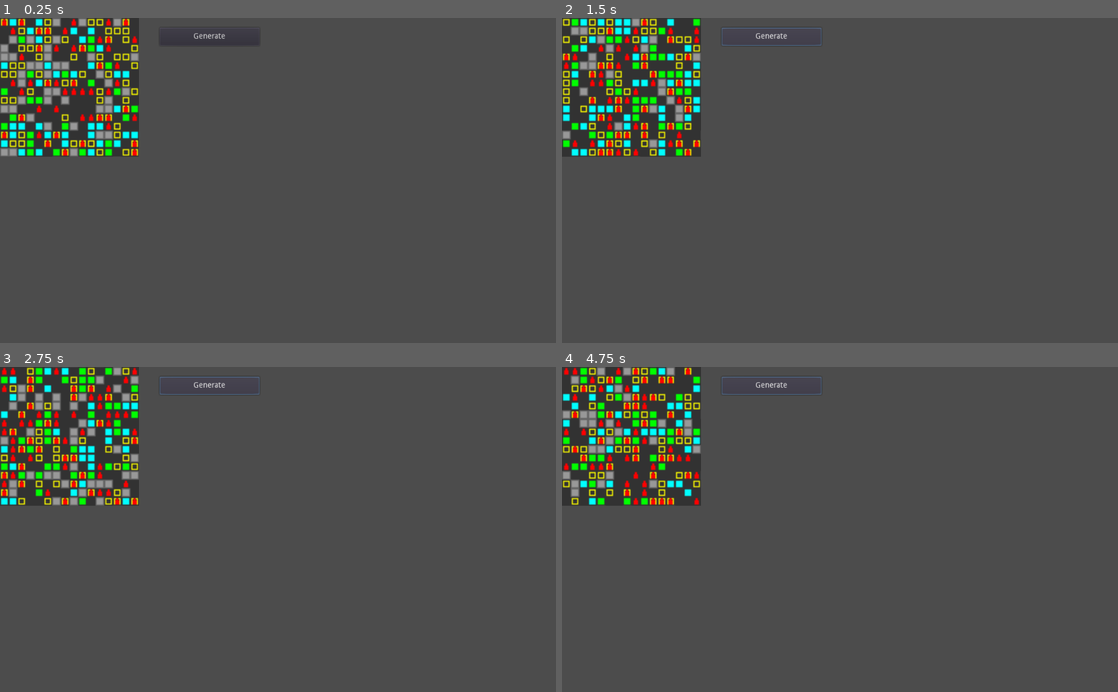
Above: before the commit, frames 1-4 (two rows, left to right).
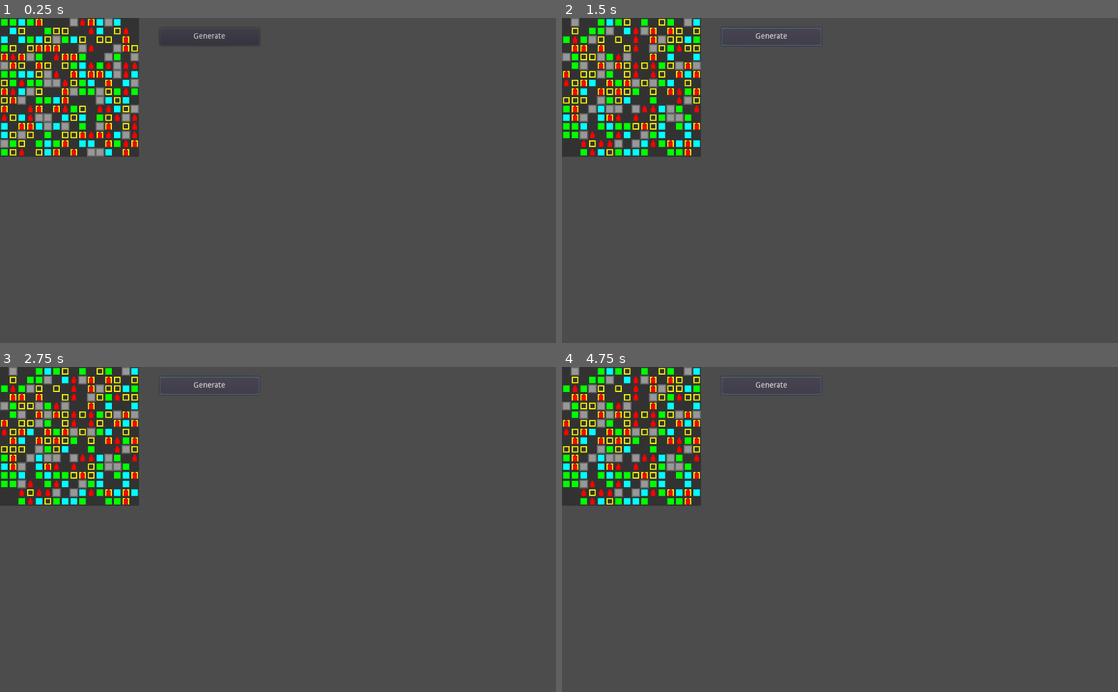
Above: after the commit, the same moments.

Repository: Emreu/sokoban_solver
Game: Godot game, scene res://Preview.tscn
Same seed, same stepped clock (60 frames per second), same inputs: the game is played once before the commit and once after it. This scene is started directly instead of the project's main scene.
Inputs:
- Up to frame 1 (0.25 s): no input
- Up to frame 2 (1.5 s): click "Generate" at 0.5 s; hold Right (ui_right) from 1.28 s (still down)
- Up to frame 3 (2.75 s): release Right (ui_right) at 2.03 s; hold Down (ui_down) from 2.03 s (still down)
- Up to frame 4 (4.75 s): release Down (ui_down) at 2.78 s; hold Right (ui_right) 2.78-3.53 s; hold Up (ui_up) 3.53-4.28 s; hold Left (ui_left) from 4.28 s (still down)

The runs differ from the first frame. In frame 1, 7.1% of the frame differs, in the area x 0-25%, y 0-43%; in frame 2, 6.7%; in frame 3, 6.9%; in frame 4, 7.1%.

Commit message:
Add viewer GUI stub

Diff:
--- /dev/null
+++ b/visualizer/InteractiveViewer.tscn
@@ -0,0 +1,47 @@
+[gd_scene load_steps=2 format=2]
+
+[ext_resource path="res://arrows.tres" type="Texture" id=1]
+
+[node name="Control" type="Control"]
+anchor_right = 1.0
+anchor_bottom = 1.0
+__meta__ = {
+"_edit_use_anchors_": false
+}
+
+[node name="VBoxContainer" type="VBoxContainer" parent="."]
+anchor_right = 1.0
+anchor_bottom = 1.0
+__meta__ = {
+"_edit_use_anchors_": false
+}
+
+[node name="HBoxContainer" type="HBoxContainer" parent="VBoxContainer"]
+margin_right = 1024.0
+margin_bottom = 600.0
+size_flags_vertical = 3
+
+[node name="MarginContainer" type="MarginContainer" parent="VBoxContainer/HBoxContainer"]
+margin_right = 892.0
+margin_bottom = 600.0
+size_flags_horizontal = 3
+size_flags_vertical = 3
+
+[node name="RightPanel" type="VBoxContainer" parent="VBoxContainer/HBoxContainer"]
+margin_left = 896.0
+margin_right = 1024.0
+margin_bottom = 600.0
+rect_min_size = Vector2( 128, 0 )
+size_flags_vertical = 3
+
+[node name="Moves" type="ItemList" parent="VBoxContainer/HBoxContainer/RightPanel"]
+margin_right = 128.0
+margin_bottom = 576.0
+size_flags_vertical = 3
+items = [ "Up", ExtResource( 1 ), false, "Up", null, false, "Left", null, false, "Down", null, false ]
+
+[node name="Button" type="Button" parent="VBoxContainer/HBoxContainer/RightPanel"]
+margin_top = 580.0
+margin_right = 128.0
+margin_bottom = 600.0
+text = "Reset"
--- a/visualizer/Preview.gd
+++ b/visualizer/Preview.gd
@@ -11,9 +11,9 @@
 # Called when the node enters the scene tree for the first time.
 func _ready():
 	tiles = Image.new()
-	print(tiles.load("assets/preview.svg"))
+	if tiles.load("assets/preview.svg") != OK:
+		print("Can't load preview tiles image")
 	tiles.convert(Image.FORMAT_RGB8)
-	print(tiles.data.format)
 	var tex = makeTexture(128,128)
 	$TextureRect.texture = tex
 
@@ -26,16 +26,13 @@
 			var i = randi() % 8
 			img.blit_rect(tiles, Rect2(i*tile_size, 0, 8, 8), Vector2(x*tile_size, y*tile_size))
 	var tex = ImageTexture.new()
-	print(tex.create_from_image(img))
+	tex.create_from_image(img, 0)
 	return tex
 
-# Called every frame. 'delta' is the elapsed time since the previous frame.
+
 #func _process(delta):
-#	pass
-
-func _process(delta):
-	var tex = makeTexture(128,128)
-	$TextureRect.texture = tex
+#	var tex = makeTexture(128,128)
+#	$TextureRect.texture = tex
 
 func _on_Button_pressed():
 	var tex = makeTexture(128,128)
--- /dev/null
+++ b/visualizer/arrows.tres
@@ -0,0 +1,7 @@
+[gd_resource type="AtlasTexture" load_steps=2 format=2]
+
+[ext_resource path="res://assets/arrows.svg" type="Texture" id=1]
+
+[resource]
+atlas = ExtResource( 1 )
+region = Rect2( 0, 0, 16, 16 )
--- /dev/null
+++ b/visualizer/assets/arrows.svg
@@ -0,0 +1,87 @@
+<?xml version="1.0" encoding="UTF-8" standalone="no"?>
+<!-- Created with Inkscape (http://www.inkscape.org/) -->
+
+<svg
+   xmlns:dc="http://purl.org/dc/elements/1.1/"
+   xmlns:cc="http://creativecommons.org/ns#"
+   xmlns:rdf="http://www.w3.org/1999/02/22-rdf-syntax-ns#"
+   xmlns:svg="http://www.w3.org/2000/svg"
+   xmlns="http://www.w3.org/2000/svg"
+   xmlns:sodipodi="http://sodipodi.sourceforge.net/DTD/sodipodi-0.dtd"
+   xmlns:inkscape="http://www.inkscape.org/namespaces/inkscape"
+   width="16"
+   height="64"
+   viewBox="0 0 4.2333333 16.933334"
+   version="1.1"
+   id="svg8"
+   inkscape:version="0.92.3 (2405546, 2018-03-11)"
+   sodipodi:docname="arrows.svg">
+  <defs
+     id="defs2" />
+  <sodipodi:namedview
+     id="base"
+     pagecolor="#ffffff"
+     bordercolor="#666666"
+     borderopacity="1.0"
+     inkscape:pageopacity="0.0"
+     inkscape:pageshadow="2"
+     inkscape:zoom="7.7840488"
+     inkscape:cx="59.426254"
+     inkscape:cy="7.9222109"
+     inkscape:document-units="mm"
+     inkscape:current-layer="layer1"
+     showgrid="true"
+     units="px"
+     inkscape:window-width="1920"
+     inkscape:window-height="1152"
+     inkscape:window-x="0"
+     inkscape:window-y="24"
+     inkscape:window-maximized="1">
+    <inkscape:grid
+       type="xygrid"
+       id="grid815"
+       empspacing="8" />
+  </sodipodi:namedview>
+  <metadata
+     id="metadata5">
+    <rdf:RDF>
+      <cc:Work
+         rdf:about="">
+        <dc:format>image/svg+xml</dc:format>
+        <dc:type
+           rdf:resource="http://purl.org/dc/dcmitype/StillImage" />
+        <dc:title></dc:title>
+      </cc:Work>
+    </rdf:RDF>
+  </metadata>
+  <g
+     inkscape:label="Layer 1"
+     inkscape:groupmode="layer"
+     id="layer1"
+     transform="translate(0,-280.06663)">
+    <path
+       style="fill:#ff0000;stroke:#000000;stroke-width:0.26458332;stroke-linecap:round;stroke-linejoin:round;stroke-miterlimit:4;stroke-dasharray:none;stroke-opacity:1"
+       d="M 0.52916666,281.65413 H 2.6458333 v -1.05833 l 1.3229167,1.5875 -1.3229167,1.5875 v -1.05834 H 0.52916666 v -1.05833"
+       id="path819"
+       inkscape:connector-curvature="0"
+       sodipodi:nodetypes="cccccccc" />
+    <path
+       sodipodi:nodetypes="cccccccc"
+       inkscape:connector-curvature="0"
+       id="path840"
+       d="M 3.7041666,286.9458 H 1.5875 v 1.05833 L 0.26458333,286.41663 1.5875,284.82913 v 1.05834 h 2.1166666 v 1.05833"
+       style="fill:#00ffff;stroke:#000000;stroke-width:0.26458332;stroke-linecap:round;stroke-linejoin:round;stroke-miterlimit:4;stroke-dasharray:none;stroke-opacity:1" />
+    <path
+       style="fill:#ffff00;stroke:#000000;stroke-width:0.26458332;stroke-linecap:round;stroke-linejoin:round;stroke-miterlimit:4;stroke-dasharray:none;stroke-opacity:1"
+       d="m 1.5874967,292.23747 v -2.11667 h -1.05833 l 1.5875,-1.32292 1.5875,1.32292 h -1.05834 v 2.11667 h -1.05833"
+       id="path842"
+       inkscape:connector-curvature="0"
+       sodipodi:nodetypes="cccccccc" />
+    <path
+       sodipodi:nodetypes="cccccccc"
+       inkscape:connector-curvature="0"
+       id="path844"
+       d="m 2.6458367,293.29579 v 2.11667 h 1.05833 l -1.5875,1.32292 -1.5875,-1.32292 h 1.05834 v -2.11667 h 1.05833"
+       style="fill:#ff00ff;stroke:#000000;stroke-width:0.26458332;stroke-linecap:round;stroke-linejoin:round;stroke-miterlimit:4;stroke-dasharray:none;stroke-opacity:1" />
+  </g>
+</svg>
Not shown, added: visualizer/assets/arrows.svg.import
